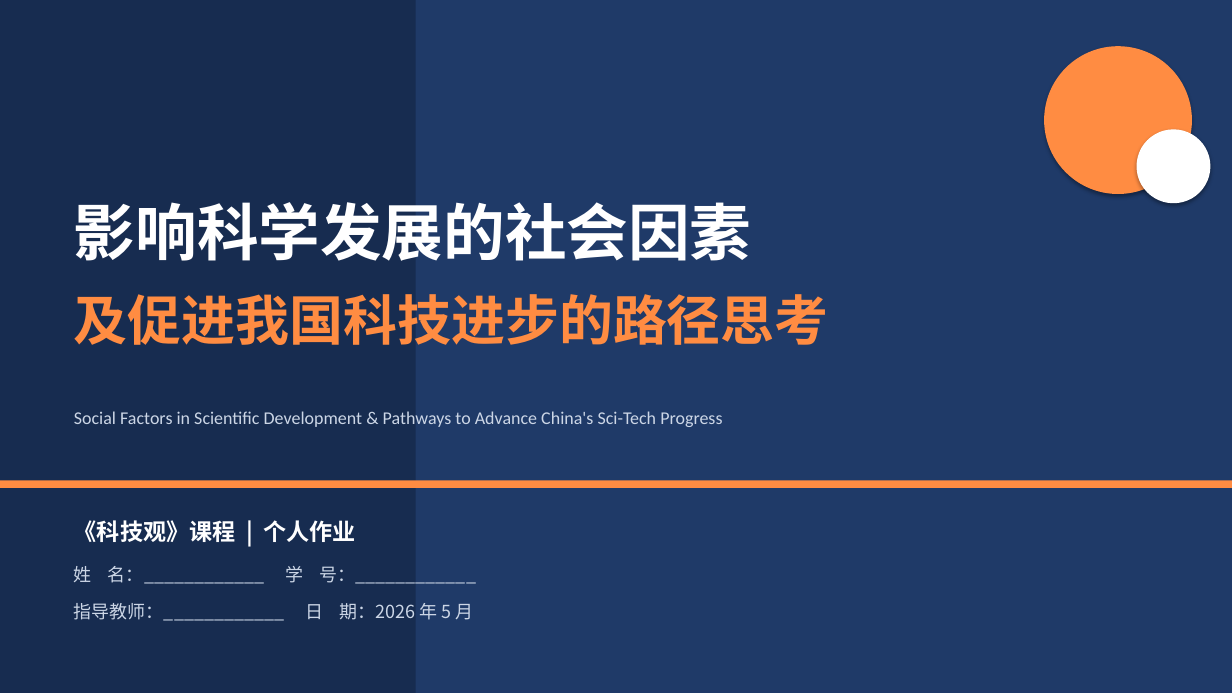
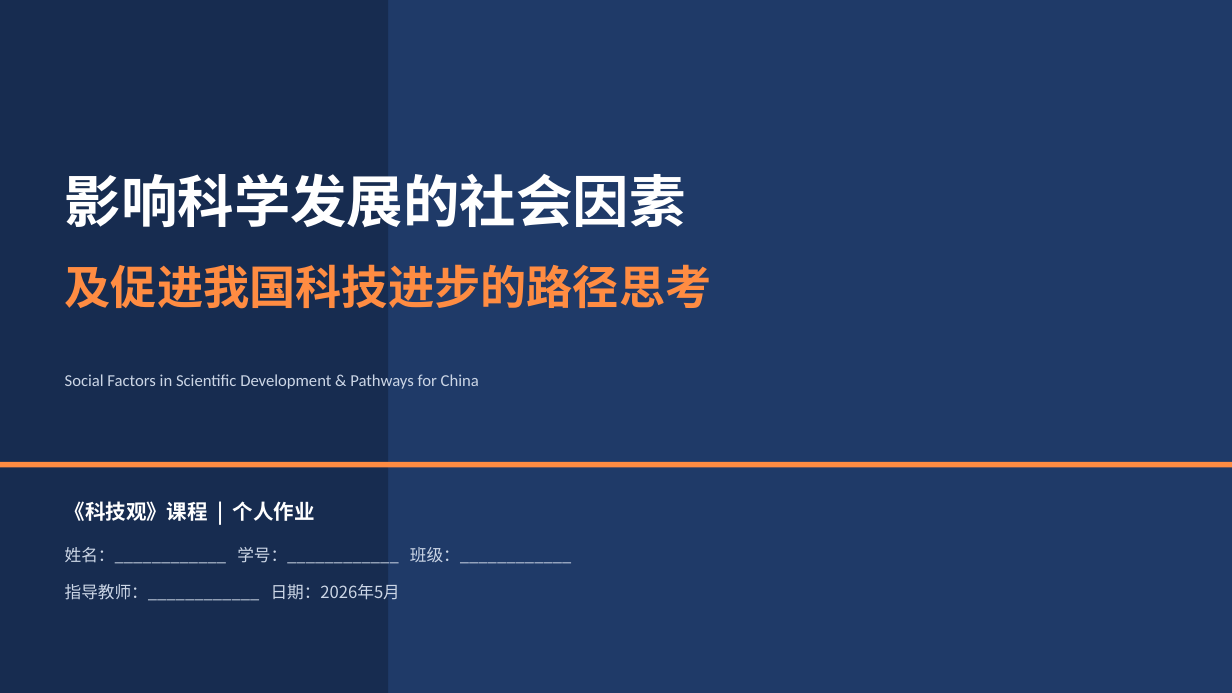
Before and after one commit to li3372242534-cpu/RUOTZ, a slide deck: slide 1 of 科技观作业-影响科学发展的社会因素.pptx. Drawn at 1232x693 pixels with LibreOffice and Linux fonts; fonts in the diff are those of the drawing. Boxes give left, top, right and bottom in pixels: in the first picture for what was removed or moved away, otherwise in the second. Text is boxed around its words. In the diff, an @@ line names an element or a change of style, - is before the commit and + after.

Commit message:
feat: v2 PPT with real data, cases, charts
- Real data: R&D 3.63 trillion (2024), GII rank 11, PCT patents #1
- Cases: Lysenko affair, Chang'e-6 (1935.3g), DeepSeek-R1, C919, FAST
- Charts: R&D/GDP bar chart (7 countries), R&D growth line (2015-2024)
- Table: legal/military/media/demographic factors with real examples
- Sources: NBS, WIPO, ITIF, Nature, MIT Tech Review

```diff
--- a/科技观作业-影响科学发展的社会因素.pptx
+++ b/科技观作业-影响科学发展的社会因素.pptx
@@ rectangle: place and size @@
-rectangle at box(0, 0, 416, 693)
+rectangle at box(0, 0, 388, 693)
@@ ellipse removed at box(1044, 46, 1192, 194) @@
@@ ellipse removed at box(1137, 129, 1211, 203) @@
@@ text "影响科学发展的社会因素": place and size @@
-text "影响科学发展的社会因素" at box(74, 202, 751, 261)
+text "影响科学发展的社会因素" at box(65, 173, 686, 227)
@@ text "影响科学发展的社会因素" at box(65, 173, 686, 227): size 48 to 44 pt @@
@@ text "及促进我国科技进步的路径思考": place and size @@
-text "及促进我国科技进步的路径思考" at box(74, 294, 829, 345)
+text "及促进我国科技进步的路径思考" at box(65, 264, 712, 309)
@@ text "及促进我国科技进步的路径思考" at box(65, 264, 712, 309): size 42 to 36 pt @@
@@ text at box(65, 374, 479, 389): text changed; size 14 to 13 pt @@
-Social Factors in Scientific Development & Pathways to Advance China's Sci-Tech Progress
+Social Factors in Scientific Development & Pathways for China
@@ rectangle: place and size @@
-rectangle at box(0, 481, 1232, 488)
+rectangle at box(0, 462, 1232, 468)
@@ text "《科技观》课程 | 个人作业": place and size @@
-text "《科技观》课程 | 个人作业" at box(74, 520, 355, 542)
+text "《科技观》课程 | 个人作业" at box(65, 501, 315, 521)
@@ text "《科技观》课程 | 个人作业" at box(65, 501, 315, 521): size 18 to 16 pt @@
@@ text at box(65, 547, 572, 564): text changed; size 14 to 13 pt @@
-姓 名：____________ 学 号：____________
+姓名：____________ 学号：____________ 班级：____________
@@ text at box(65, 584, 400, 601): text changed; size 14 to 13 pt @@
-指导教师：____________ 日 期：2026 年 5 月
+指导教师：____________ 日期：2026年5月
```
Also in this commit, not shown: 4 other slides changed, 10 slides added, 10 slides removed, 1 other file.
